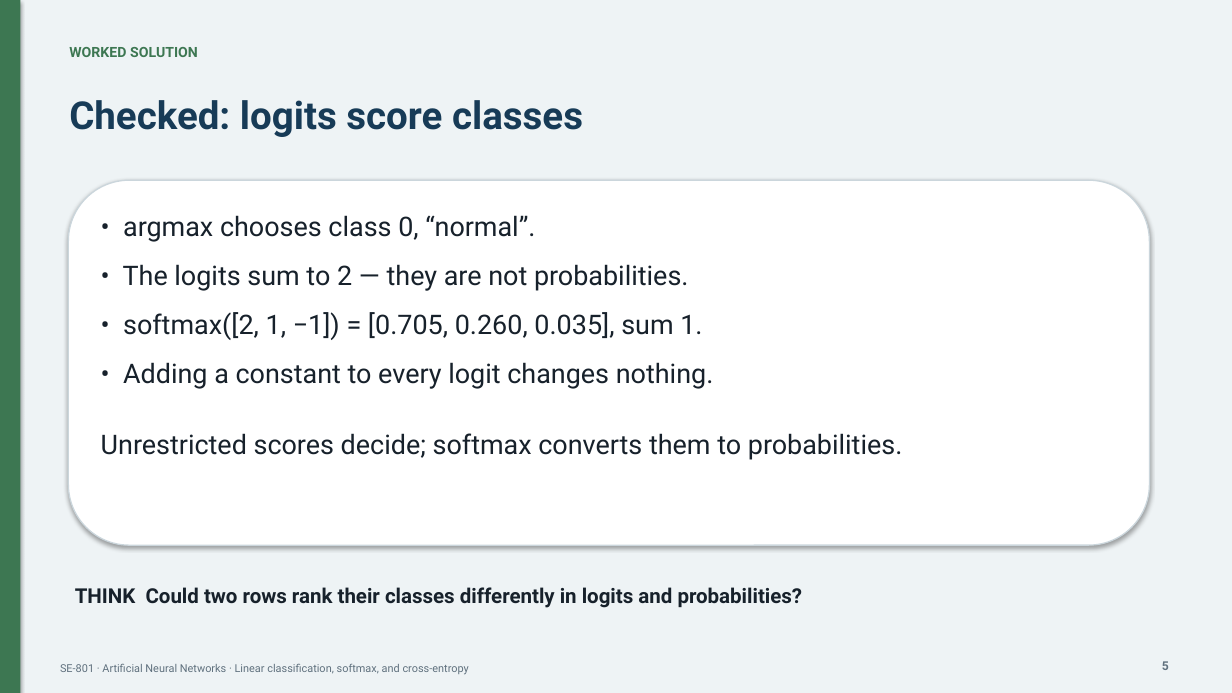
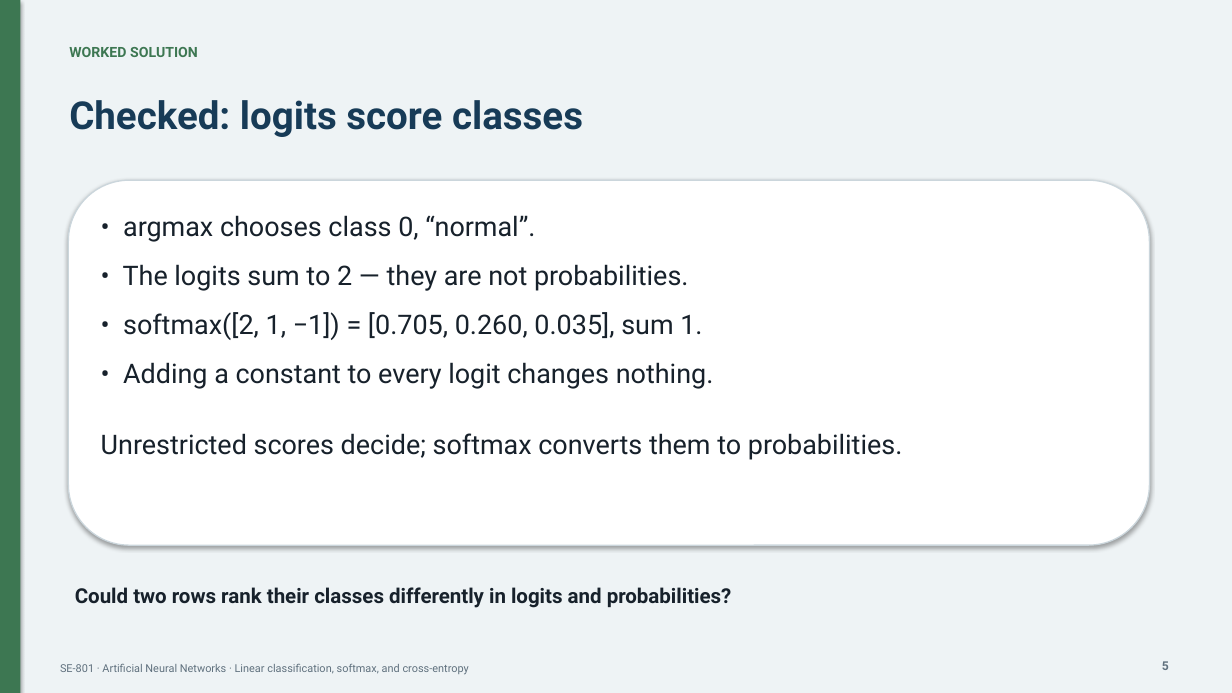
Before and after one commit to DrFarrukh/teaching, a slide deck: slide 5 of courses/artificial-neural-networks/lectures/lecture-04/slides.pptx. Drawn at 1232x693 pixels with LibreOffice and Linux fonts; fonts in the diff are those of the drawing. Boxes give left, top, right and bottom in pixels: in the first picture for what was removed or moved away, otherwise in the second. Text is boxed around its words. In the diff, an @@ line names an element or a change of style, - is before the commit and + after.

```diff
--- a/courses/artificial-neural-networks/lectures/lecture-04/slides.pptx
+++ b/courses/artificial-neural-networks/lectures/lecture-04/slides.pptx
@@ text at (75, 587, 732, 608): text changed @@
-THINK Could two rows rank their classes differently in logits and probabilities?
+Could two rows rank their classes differently in logits and probabilities?
```
Also in this commit, not shown: 7 other slides changed.
